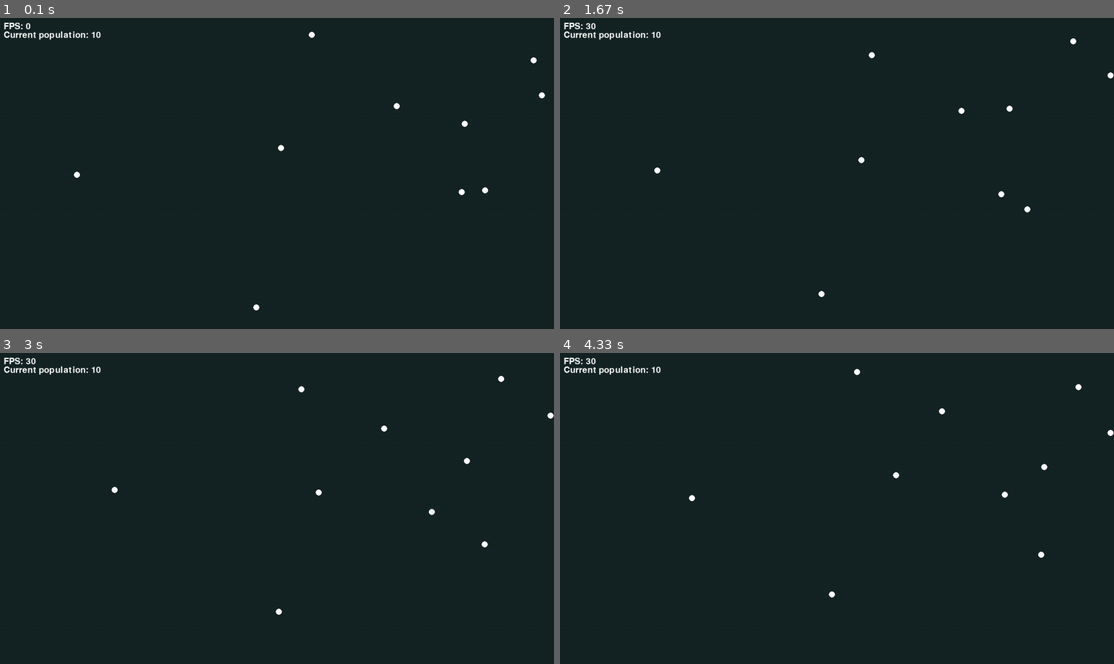
Above: before the commit, frames 1-4 (two rows, left to right).
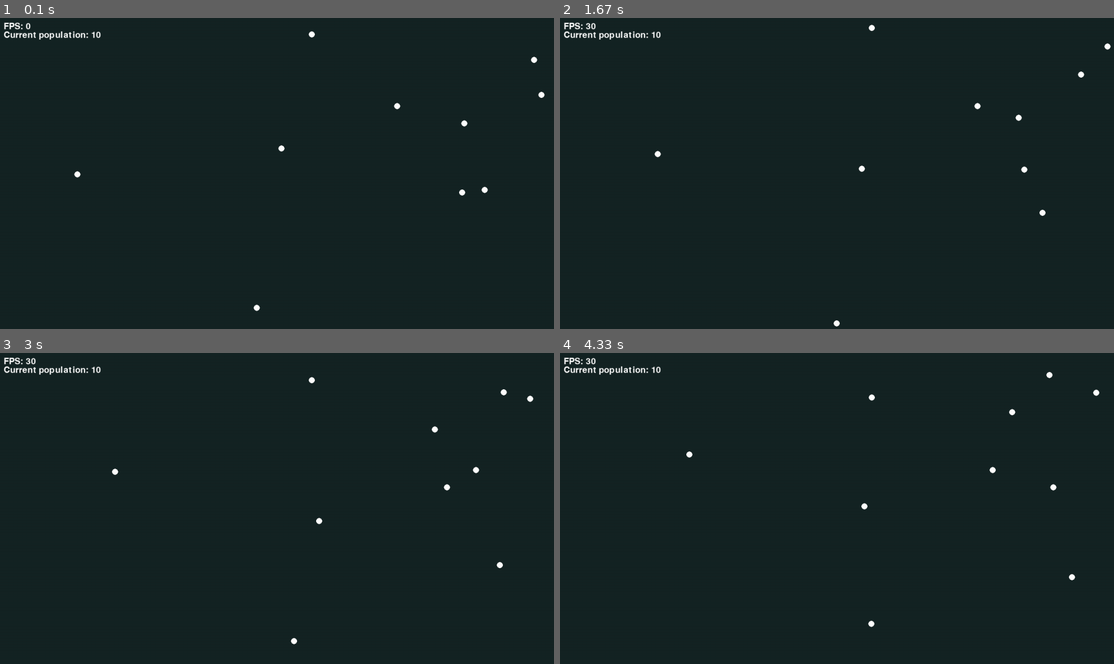
Above: after the commit, the same moments.

Repository: darceno/lifebox-simulator
Game: pygame game, started from src/main.py
Same seed, same stepped clock (60 frames per second), same inputs: the game is played once before the commit and once after it.
Inputs:
- Up to frame 1 (0.1 s): no input
- Up to frame 2 (1.67 s): no input
- Up to frame 3 (3 s): no input
- Up to frame 4 (4.33 s): no input

The runs differ from the first frame. In frame 1, less than 0.1% of the frame differs, in the area x 13-99%, y 4-95%; in frame 2, 0.4%, in the area x 17-100%, y 2-100%; in frame 3, 0.4%; in frame 4, 0.4%.

Commit message:
Change the movement system to use seconds rather than frames for timing calculation

Diff:
--- a/src/main.py
+++ b/src/main.py
@@ -1,5 +1,6 @@
 import pygame
 import random
+import time
 
 from settings import *
 
@@ -37,12 +38,15 @@
         pygame.draw.circle(screen, self.color, (self.x, self.y), self.size)
 
     def move_decision(self):
-        self.decision = random.randrange(8) # 0/right - 1/left - 2/down - 3/up - 4/right-down - 5/right-up - 6/left-down - 7/left-up
-        self.decision_delay = random.randint(5, 60)
-        self.last_decision = 0
+        self.decision = random.randint(0, 7) # 0/right - 1/left - 2/down - 3/up - 4/right-down - 5/right-up - 6/left-down - 7/left-up
+        self.decision_delay = random.randint(1, 4)
+        self.last_decision = time.time()
 
     def move(self):
-        self.last_decision += 1
+        if self.last_decision == 0:
+            self.move_decision()
+        if time.time() - self.last_decision > self.decision_delay:
+            self.move_decision()
         if self.decision == 0 and self.x + SPEED < WIDTH_SIZE-self.size: #right
             self.x += SPEED
         elif self.decision == 1 and self.x - SPEED > 20: #left
@@ -65,9 +69,6 @@
             self.y -= SPEED
         else:
             self.move_decision()
-        if self.last_decision > self.decision_delay:
-            self.move_decision()
-            self.last_decision = 0
 
     def CR_energy_balance(self):
         self.hunger = 0
